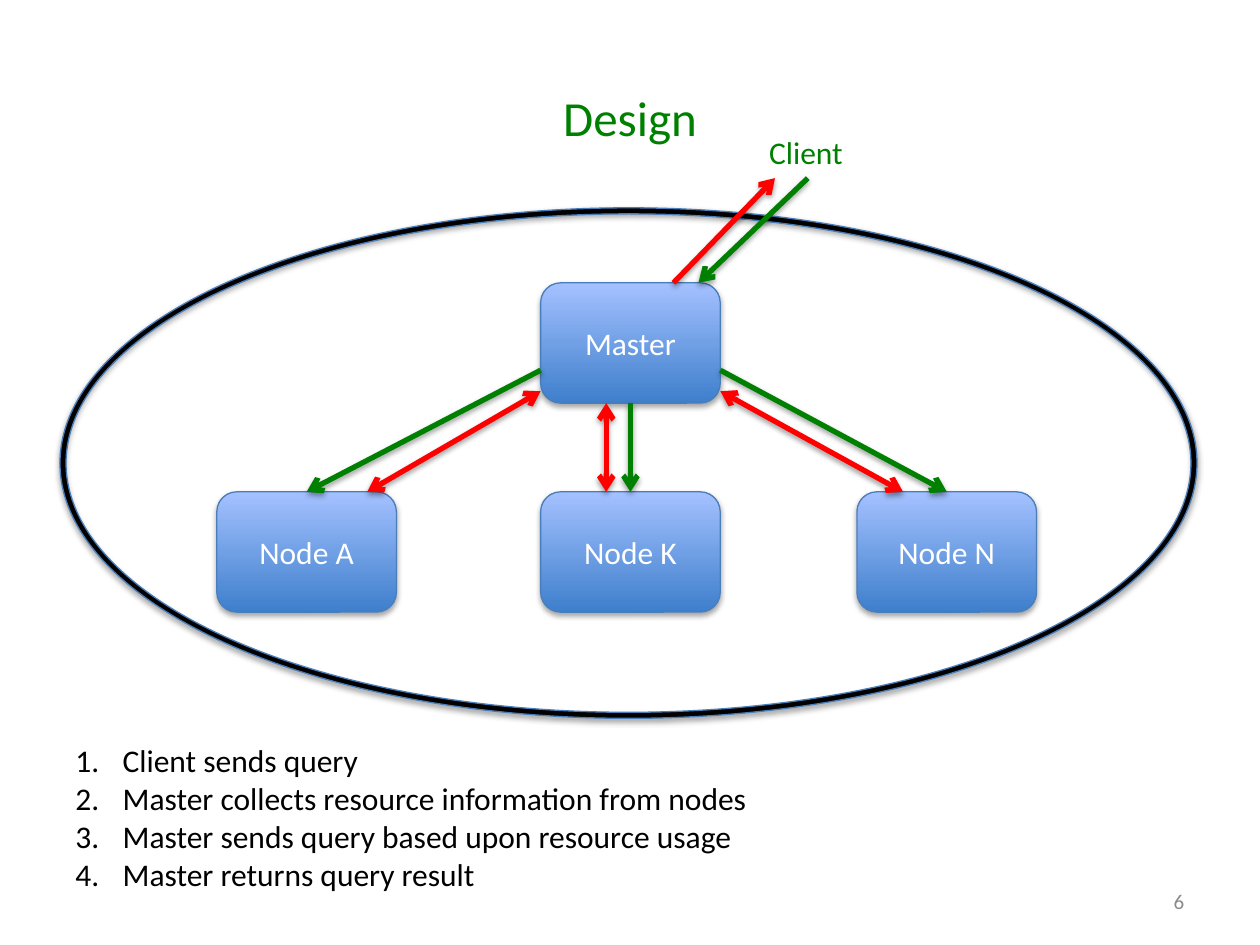
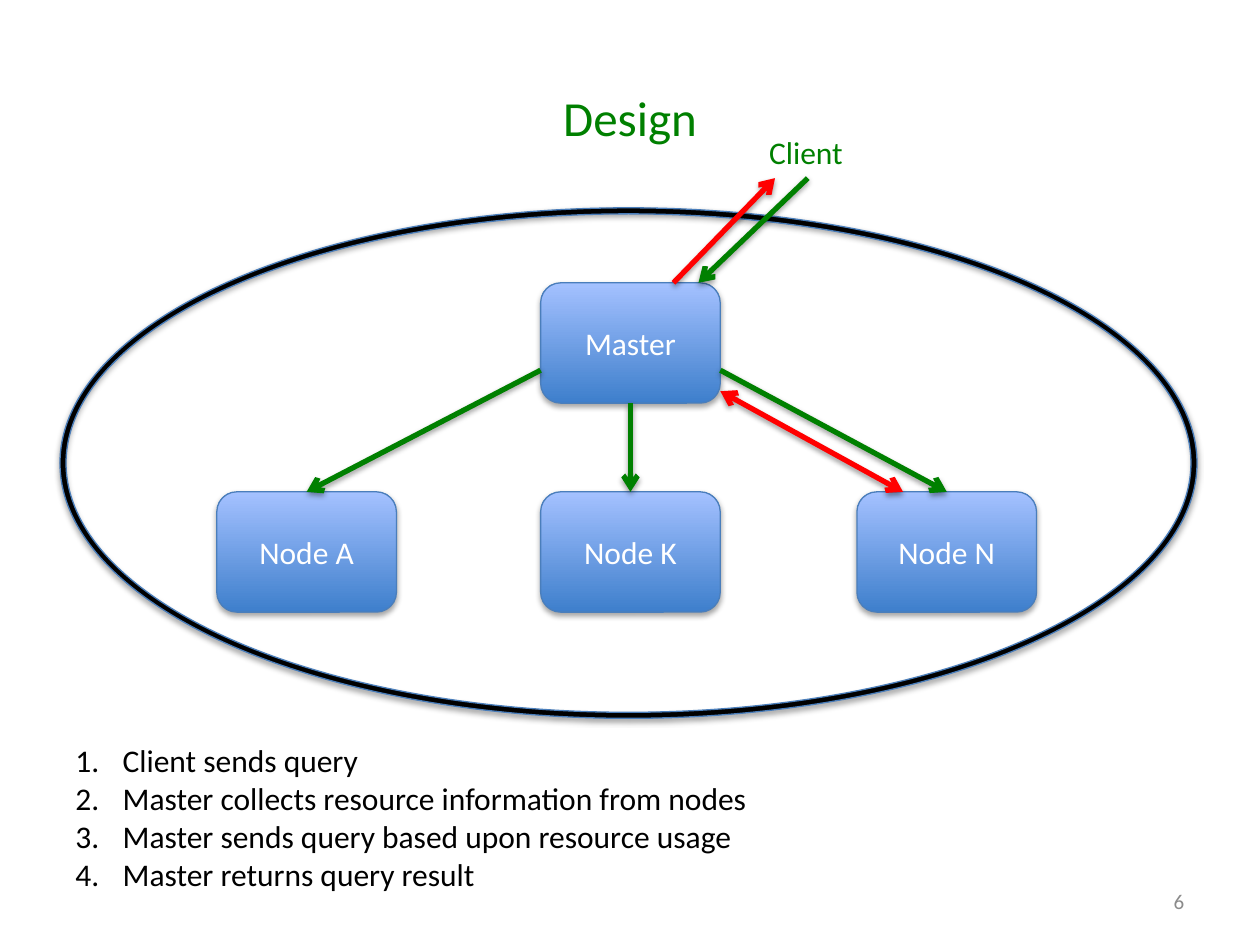
Before and after one commit to godares79/CS848-Project, a slide deck: slide 6 of PresentationSlides/Presentation.pptx. Drawn at 1260x945 pixels with LibreOffice and Linux fonts; fonts in the diff are those of the drawing. Boxes give left, top, right and bottom in pixels: in the first picture for what was removed or moved away, otherwise in the second. Text is boxed around its words. In the diff, an @@ line names an element or a change of style, - is before the commit and + after.

```diff
--- a/PresentationSlides/Presentation.pptx
+++ b/PresentationSlides/Presentation.pptx
@@ double arrow removed from (541, 392) to (367, 491) @@
@@ double arrow removed from (606, 403) to (606, 491) @@
```
Also in this commit, not shown: 4 other slides changed.
